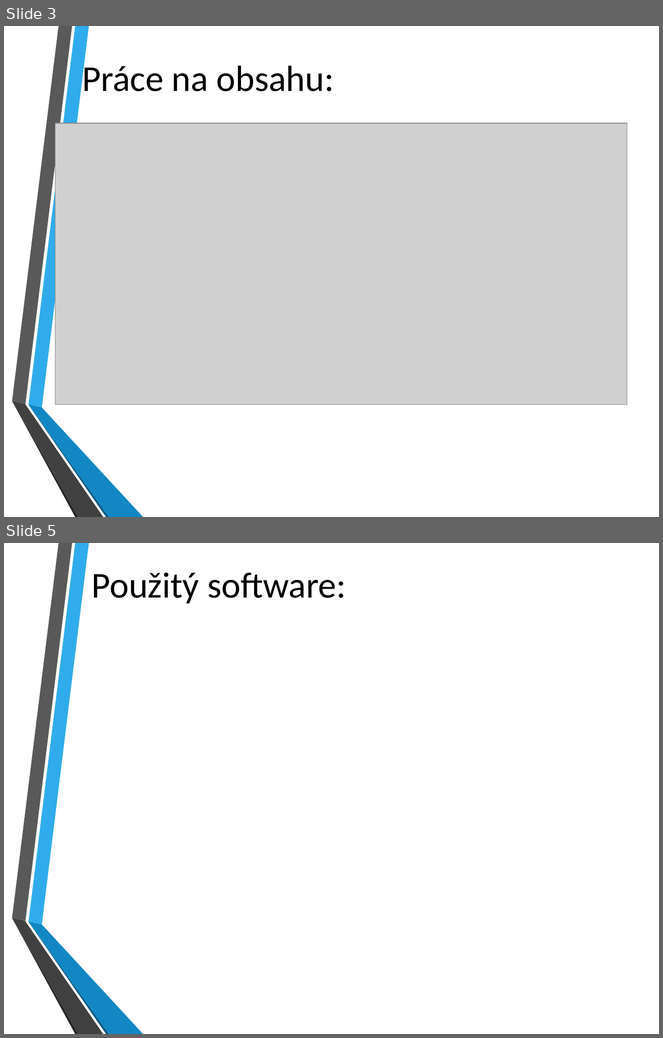
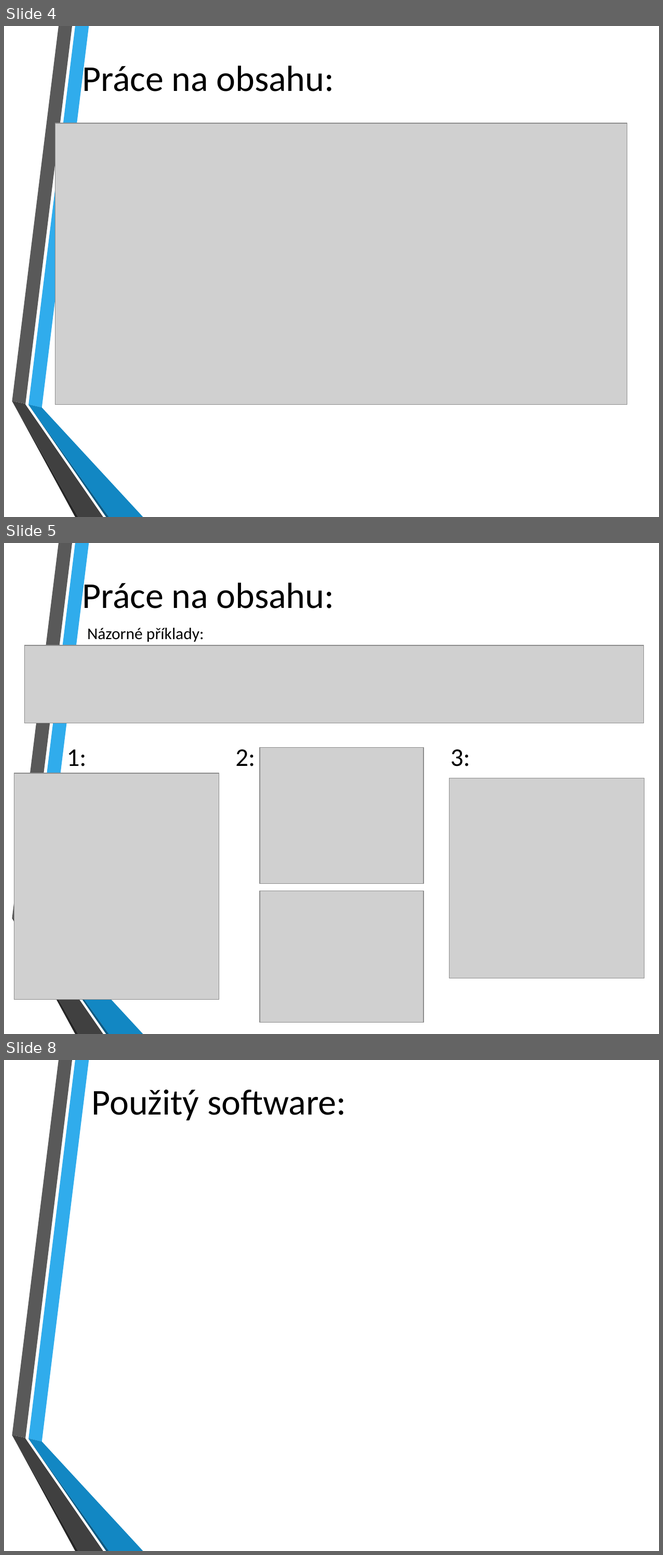
Before and after one commit to Feeeeeeeeeela/WxTutorial, a slide deck: Dokumentace/DPM prezentace.pptx. Shown one above the other, each under a label of ours: slides 3 and 5 before the commit, slides 4, 5 and 8 after it; the slides between them are not shown. The pictures are 663x1038 and 663x1555 pixels, drawn with LibreOffice and Linux fonts; fonts in the diff are those of the drawing; grey boxes stand for pictures; background and template pictures are left out. Boxes give left, top, right and bottom in pixels: in the first picture for what was removed or moved away, otherwise in the second. Text is boxed around its words. In the diff, an @@ line names an element or a change of style, - is before the commit and + after.

```diff
--- a/Dokumentace/DPM prezentace.pptx
+++ b/Dokumentace/DPM prezentace.pptx
@@ slide 5 added at <box>4,543,659,1034</box>, background picture (left out); not listed: 6 template elements that a slide beside it also shows @@
@@ text added at <box>82,578,334,609</box>, 40 pt, text #000000 @@
+Práce na obsahu:
@@ text added at <box>87,628,204,642</box>, 18 pt, text #000000 @@
+Názorné příklady:
@@ picture added at <box>24,645,644,723</box> @@
@@ text added at <box>67,749,87,767</box>, 28 pt, text #000000 @@
+1:
@@ text added at <box>235,749,255,767</box>, 28 pt, text #000000 @@
+2:
@@ picture added at <box>260,747,424,884</box> @@
@@ text added at <box>451,749,470,767</box>, 28 pt, text #000000 @@
+3:
@@ picture added at <box>14,774,220,1000</box> @@
@@ picture added at <box>450,778,645,978</box> @@
@@ picture added at <box>260,891,424,1022</box> @@
@@ what was slide 3 is now slide 4 @@
@@ what was slide 5 is now slide 8 @@
```
Also in this commit, not shown: 1 slide changed, 2 other slides added, 1 other file.
